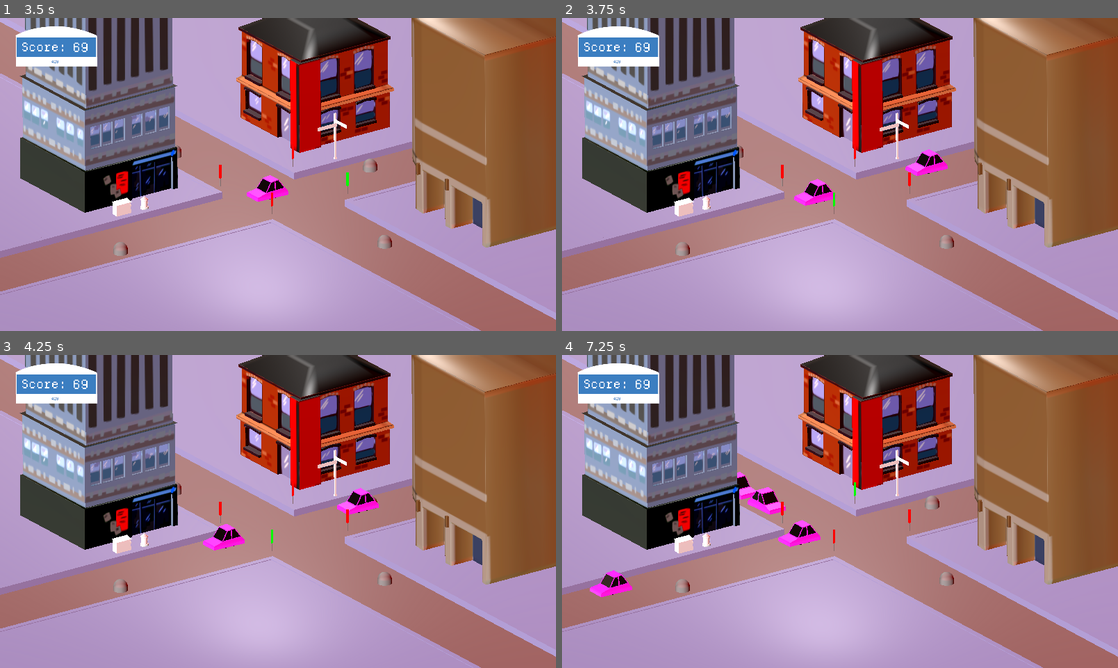
Above: before the commit, frames 1-4 (two rows, left to right).
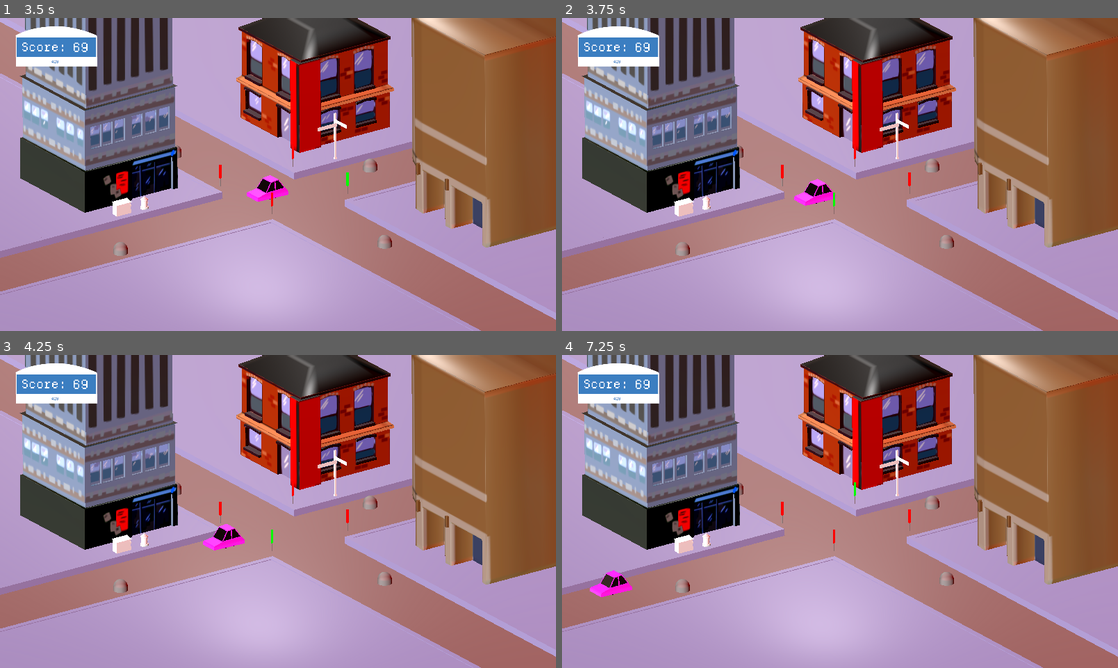
Above: after the commit, the same moments.

Repository: caizoryan/gamejam001
Game: Godot game, scene res://test_scene.tscn
The game is run twice, just before and just after one commit, with the same random seed, the same clock (stepped at 60 frames per second) and the same inputs.
Inputs (mouse positions are in pixels of both pictures, inside the frame that each line leads up to):
- Up to frame 1 (3.5 s): click (294, 180) at 0.5 s; tap Enter at 1.25 s; move the mouse to (400, 158) at 1.27 s; hold Right (key_right) 1.28-2.03 s; click (400, 158) at 1.35 s; move the mouse to (166, 190) at 2.02 s; hold Down (key_down) 2.03-2.78 s; tap E at 2.1 s; move the mouse to (333, 105) at 2.77 s; hold Right (key_right) from 2.78 s (still down); tap 1 at 2.85 s
- Up to frame 2 (3.75 s): move the mouse to (812, 237) at 3.52 s; release Right (key_right) at 3.53 s; hold Up (key_up) from 3.53 s (still down); tap 2 at 3.6 s
- Up to frame 3 (4.25 s): keep holding Up (key_up)
- Up to frame 4 (7.25 s): move the mouse to (1006, 558) at 4.27 s; release Up (key_up) at 4.28 s; hold Left (key_left) 4.28-5.78 s; tap 3 at 4.35 s; move the mouse to (673, 464) at 5.02 s; tap 4 at 5.1 s; move the mouse to (867, 511) at 5.77 s; hold Down (key_down) 5.78-6.53 s; click (867, 511) at 5.85 s; move the mouse to (756, 433) at 6.52 s; hold Right (key_right) from 6.53 s (still down); tap E at 6.6 s

Frame 1 is identical in both runs. In frame 2, 0.4% of the frame differs, in the area x 61-70%, y 42-51%; in frame 3, 0.4%; in frame 4, 0.9%, in the area x 31-47%, y 37-62%.

Commit message:
timer just uses physics process duh

Diff:
--- a/car.gd
+++ b/car.gd
@@ -5,7 +5,7 @@
 @export var max_speed: float = 5.0
 @export var horn: AudioStreamPlayer3D
 
-@export var patience: float = 10
+@export var max_patience: float = 50
 @export var follow_distance:float = 3.5
 
 @export var progress : TextureProgressBar
@@ -17,6 +17,7 @@
 
 var curr_speed = max_speed
 var curr_state = CAR_STATE.TO_MID
+var curr_patience = 0.0
 var mid_point = null
 var end_point = null
 var front_car = null
@@ -40,6 +41,15 @@
 	var direction = -transform.basis.z.normalized() # Local forward vector
 	velocity = direction * curr_speed
 	move_and_slide()
+
+	if curr_speed == 0:
+		print("curr_patience is ", curr_patience)
+		curr_patience += 0.1
+	else:
+		curr_patience = 0
+
+	if curr_patience > max_patience:
+		print("game lost")
 
 func play_horn():
 	if (!horn.playing): horn.play()
@@ -86,6 +96,3 @@
 		pos.y -= 50
 		if (progress.value > 83.): pos = oscillate(pos)
 		progress.set_position(pos)
-
-func patience_timeout():
-	print("game lost!")
--- /dev/null
+++ b/green_car.tscn
@@ -0,0 +1,13 @@
+[gd_scene load_steps=3 format=3 uid="uid://b3biwk6std5o4"]
+
+[ext_resource type="Script" uid="uid://jy2tmm5wuvwm" path="res://car.gd" id="1_t6xdb"]
+[ext_resource type="PackedScene" uid="uid://chsn6em0t8f4w" path="res://assets/car_green.glb" id="2_t6xdb"]
+
+[node name="Car" type="CharacterBody3D" node_paths=PackedStringArray("car_timer")]
+script = ExtResource("1_t6xdb")
+car_timer = NodePath("Timer")
+
+[node name="car_green" parent="." instance=ExtResource("2_t6xdb")]
+transform = Transform3D(-1, 0, -8.74228e-08, 0, 1, 0, 8.74228e-08, 0, -1, 0, 0, 0)
+
+[node name="Timer" type="Timer" parent="."]
--- a/spawner.gd
+++ b/spawner.gd
@@ -115,8 +115,6 @@
 		print("end_point: ", end_point.global_position)
 		new_car.mid_point = mid_point.global_position
 		new_car.end_point = end_point.global_position
-		new_car.car_timer.start(new_car.patience)
-		print("timer started")
 
 		if(dir == CURR_TRAFFIC_DIR):
 			new_car.curr_state = Car.CAR_STATE.TO_END
@@ -125,14 +123,13 @@
 			new_car.front_car = CarGroups[dir][-1]
 
 		CarGroups[dir].append(new_car)
-	decide_random_spawn()
+	#decide_random_spawn()
 
 
 func handle_light_change(new_dir):
 	for prev_car in CarGroups[CURR_TRAFFIC_DIR]:
 		if !prev_car.passed_mid:
 			prev_car.curr_state = Car.CAR_STATE.TO_MID
-			prev_car.car_timer.start(prev_car.patience)
 
 	CURR_TRAFFIC_DIR = new_dir
 	var front_car = null
@@ -144,7 +141,6 @@
 			car.front_car = front_car
 			front_car = car
 		car.curr_state = Car.CAR_STATE.TO_END
-		car.car_timer.stop()
 
 #func _process(_delta):
 	#var to_free = []
Not shown: 1 places in car_green.tscn that only renumber resources
